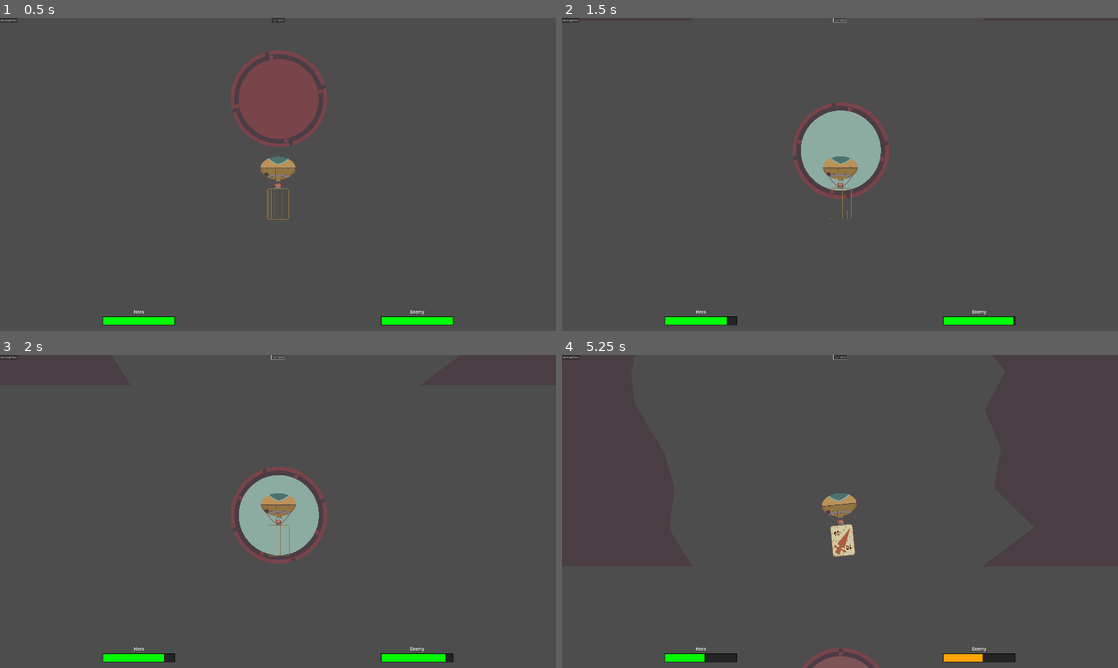
Above: before the commit, frames 1-4 (two rows, left to right).
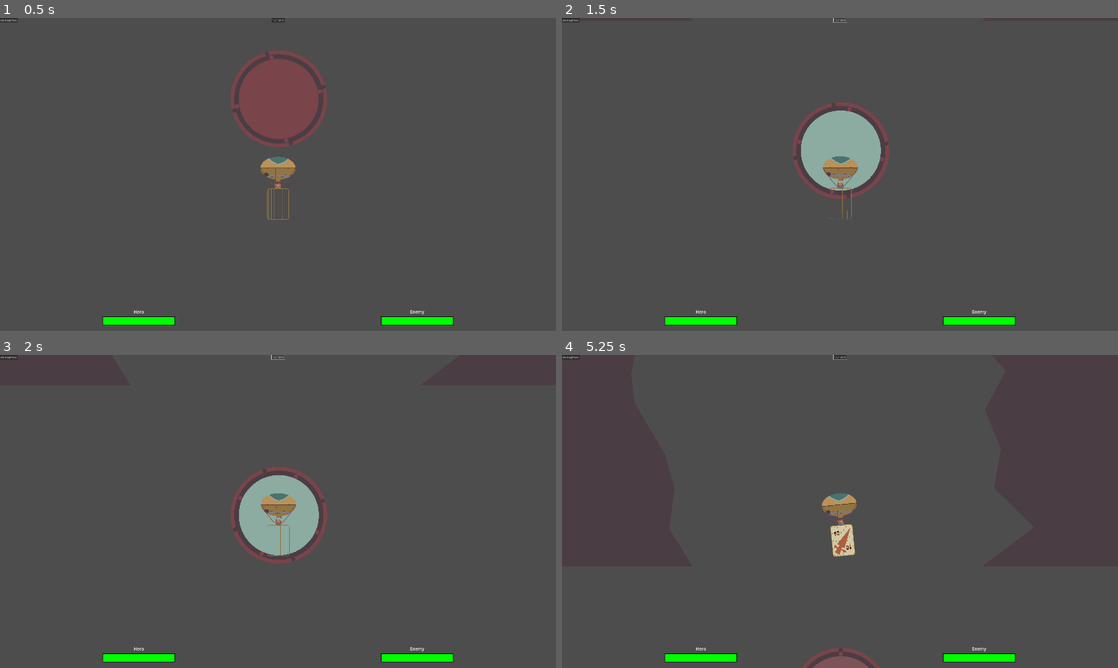
Above: after the commit, the same moments.

Repository: panorb/ludum-dare-53
Game: Godot game, scene res://world.tscn
The game is run twice, just before and just after one commit, with the same random seed, the same clock (stepped at 60 frames per second) and the same inputs.
Inputs (mouse positions are in pixels of both pictures, inside the frame that each line leads up to):
- Up to frame 1 (0.5 s): no input
- Up to frame 2 (1.5 s): click "ein knopf hero" at 0.5 s; click "novh einer" at 1.25 s
- Up to frame 3 (2 s): no input
- Up to frame 4 (5.25 s): click "ein knopf hero" at 2 s; click "novh einer" at 2.75 s; click "ein knopf hero" at 3.5 s; click "novh einer" at 4.25 s; tap Enter (ui_accept) at 5 s; move the mouse to (962, 495) at 5.02 s; press the mouse at (962, 495) at 5.03 s

Frame 1 is identical in both runs. In frame 2, less than 0.1% of the frame differs, in the area x 29-82%, y 95-98%; in frame 3, less than 0.1%; in frame 4, 0.5%, in the area x 25-82%, y 95-98%.

Commit message:
Connected dragon and hero

Diff:
--- a/godot/game/ui/healthbar.gd
+++ b/godot/game/ui/healthbar.gd
@@ -29,10 +29,9 @@
 	tween.tween_property(self, "value", value, 1.0).set_trans(Tween.TRANS_LINEAR)
 
 
-# for testing purposes
-func _on_hero_button_down() -> void:
-	_on_health_updated(15)
+func _on_dragon_health_changed(old_health, health):
+	_on_health_updated(health)
 
 
-func _on_enemy_button_down() -> void:
-	_on_health_updated(15)
+func _on_hero_health_changed(old_health, health):
+	_on_health_updated(health)
